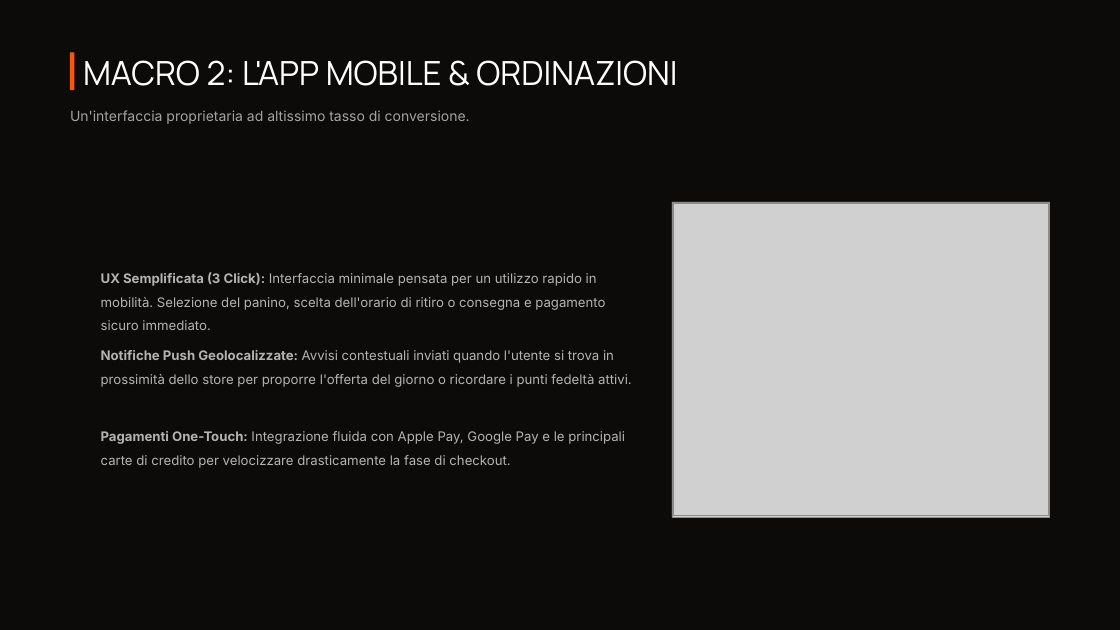
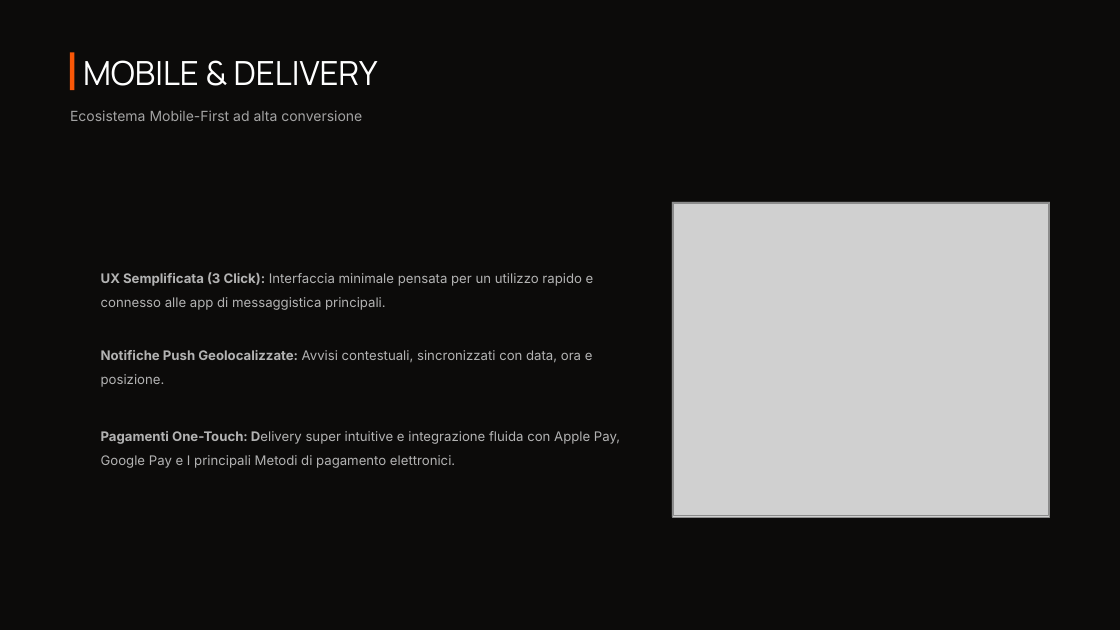
Before and after one commit to Jack-Ark-01/JustBurgerProjectWork, a slide deck: slide 9 of SecondaSuddivisioneGruppi/Logica/Materiale PPT/PPT VERSIONE FINALE.pptx. Drawn at 1120x630 pixels with LibreOffice and Linux fonts; fonts in the diff are those of the drawing; grey boxes stand for pictures; background and template pictures are left out. Boxes give left, top, right and bottom in pixels: in the first picture for what was removed or moved away, otherwise in the second. Text is boxed around its words. In the diff, an @@ line names an element or a change of style, - is before the commit and + after.

```diff
--- a/SecondaSuddivisioneGruppi/Logica/Materiale PPT/PPT VERSIONE FINALE.pptx
+++ b/SecondaSuddivisioneGruppi/Logica/Materiale PPT/PPT VERSIONE FINALE.pptx
@@ text at bbox=[83, 60, 378, 86]: text changed @@
-MACRO 2: L'APP MOBILE & ORDINAZIONI
+MOBILE & DELIVERY
@@ text at bbox=[70, 110, 362, 121]: text changed @@
-Un'interfaccia proprietaria ad altissimo tasso di conversione.
+Ecosistema Mobile-First ad alta conversione
@@ text at bbox=[101, 272, 594, 310]: text changed @@
-UX Semplificata (3 Click): Interfaccia minimale pensata per un utilizzo rapido in mobilità. Selezione del panino, scelta dell'orario di ritiro o consegna e pagamento sicuro immediato.
+UX Semplificata (3 Click): Interfaccia minimale pensata per un utilizzo rapido e connesso alle app di messaggistica principali.
@@ text at bbox=[101, 350, 593, 387]: text changed @@
-Notifiche Push Geolocalizzate: Avvisi contestuali inviati quando l'utente si trova in prossimità dello store per proporre l'offerta del giorno o ricordare i punti fedeltà attivi.
+Notifiche Push Geolocalizzate: Avvisi contestuali, sincronizzati con data, ora e posizione.
@@ text at bbox=[101, 431, 620, 468]: text changed @@
-Pagamenti One-Touch: Integrazione fluida con Apple Pay, Google Pay e le principali carte di credito per velocizzare drasticamente la fase di checkout.
+Pagamenti One-Touch: Delivery super intuitive e integrazione fluida con Apple Pay, Google Pay e I principali Metodi di pagamento elettronici.
```
Also in this commit, not shown: 10 other slides changed, 2 slides added, 2 slides removed, 4 other files.
